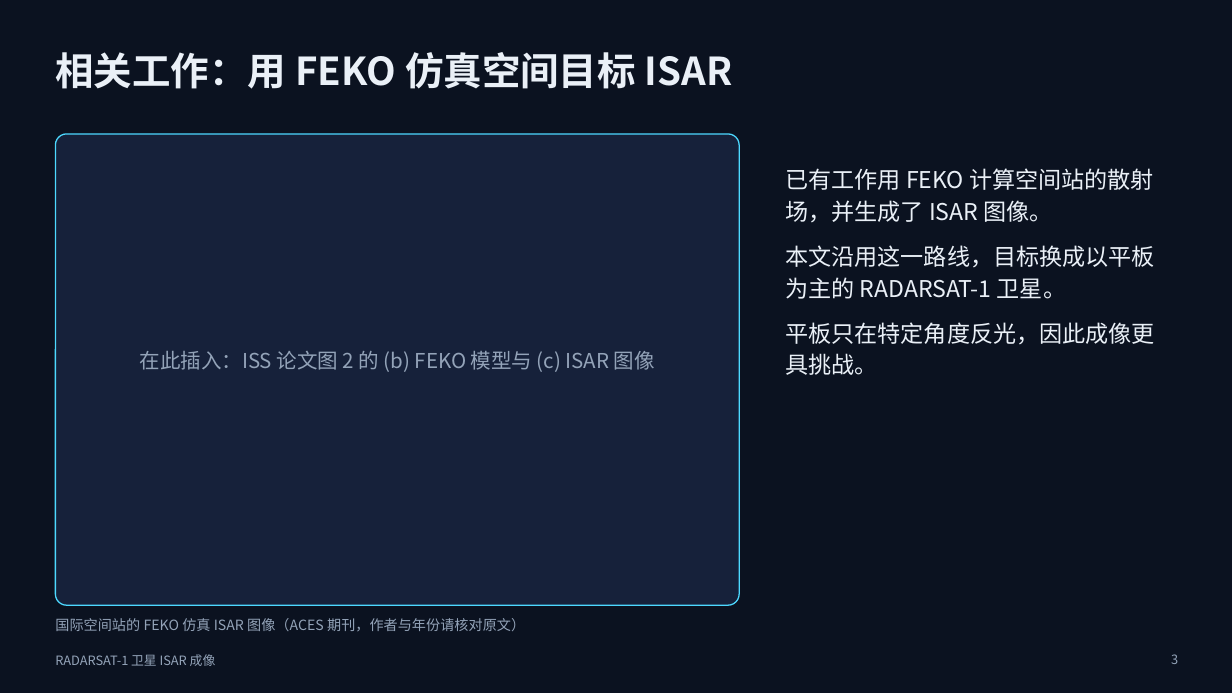
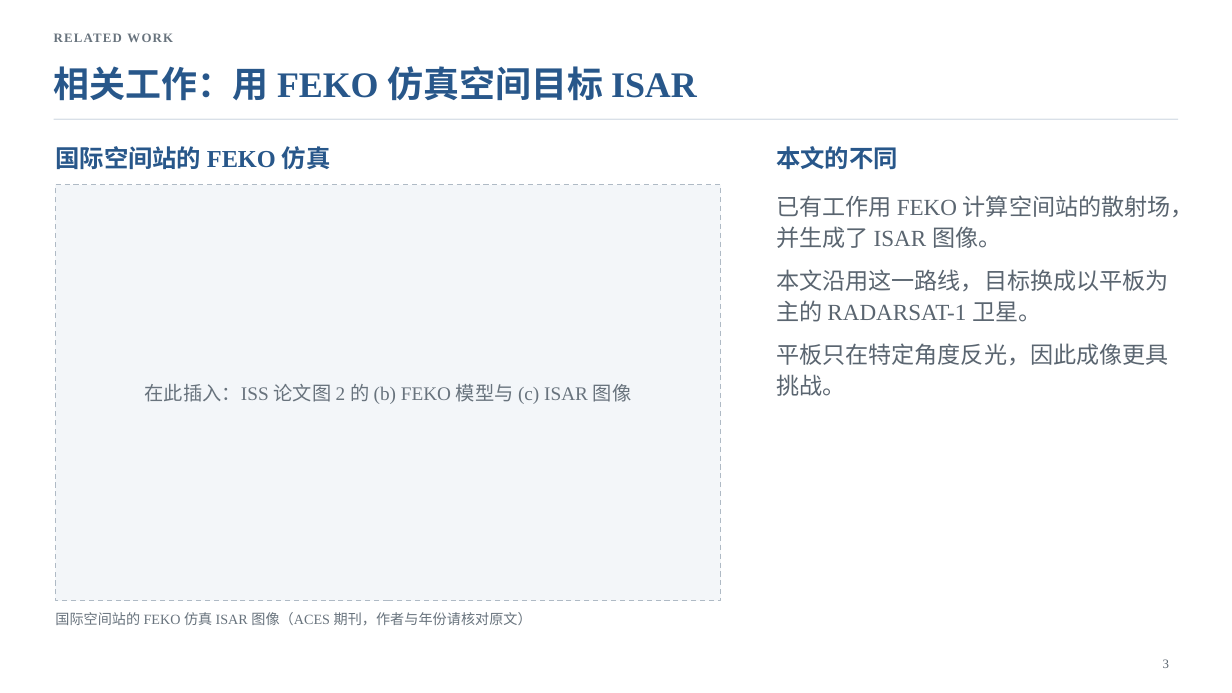
Before and after one commit to anotherdimension1013-del/2026whph, a slide deck: slide 3 of isar/ppt/ISAR_RADARSAT1_汇报.pptx. Drawn at 1232x693 pixels with LibreOffice and Linux fonts; fonts in the diff are those of the drawing; background and template pictures are left out. Boxes give left, top, right and bottom in pixels: in the first picture for what was removed or moved away, otherwise in the second. Text is boxed around its words. In the diff, an @@ line names an element or a change of style, - is before the commit and + after.

```diff
--- a/isar/ppt/ISAR_RADARSAT1_汇报.pptx
+++ b/isar/ppt/ISAR_RADARSAT1_汇报.pptx
@@ background #0B1220 to #FFFFFF @@
@@ title "相关工作：用 FEKO 仿真空间目标 ISAR": place and size @@
-title "相关工作：用 FEKO 仿真空间目标 ISAR" at box(55, 52, 733, 89)
+title "相关工作：用 FEKO 仿真空间目标 ISAR" at box(54, 66, 697, 101)
@@ title "相关工作：用 FEKO 仿真空间目标 ISAR" at box(54, 66, 697, 101): size 30 to 28 pt, font Noto Sans CJK SC to Times New Roman, text colour #EAF0F7 to #28578A @@
@@ text added at box(54, 33, 173, 42), 10 pt, text #68737D, bold @@
+RELATED WORK
@@ line added from (54, 119) to (1178, 119), #D9E0E8 1 pt @@
@@ rounded rectangle removed at box(55, 134, 739, 605) @@
@@ text added at box(55, 146, 331, 169), 19 pt, text #28578A, bold @@
+国际空间站的 FEKO 仿真
@@ text added at box(776, 146, 898, 169), 19 pt, text #28578A, bold @@
+本文的不同
@@ rectangle added at box(55, 185, 721, 601), fill #F3F6F9, outline #AFBAC5 1 pt dashed @@
@@ text "已有工作用 FEKO 计算空间站的散射场，并生成了 ISAR 图像。": place and size @@
-text "已有工作用 FEKO 计算空间站的散射场，并生成了 ISAR 图像。" at box(785, 168, 1155, 375)
+text "已有工作用 FEKO 计算空间站的散射场，并生成了 ISAR 图像。" at box(776, 195, 1194, 396)
@@ text "已有工作用 FEKO 计算空间站的散射场，并生成了 ISAR 图像。" at box(776, 195, 1194, 396): font Noto Sans CJK SC to Times New Roman, text colour #EAF0F7 to #5A6570; line spacing 1.15 to 1.12; less space between paragraphs @@
@@ text "在此插入：ISS 论文图 2 的 (b) ...": place and size @@
-text "在此插入：ISS 论文图 2 的 (b) ..." at box(140, 351, 655, 372)
+text "在此插入：ISS 论文图 2 的 (b) ..." at box(145, 384, 631, 404)
@@ text "在此插入：ISS 论文图 2 的 (b) ..." at box(145, 384, 631, 404): size 16 to 15 pt, font Noto Sans CJK SC to Times New Roman, text colour #93A3B8 to #68737D @@
@@ text "国际空间站的 FEKO 仿真 ISAR 图像（ACES ..." at box(55, 612, 532, 625): font Noto Sans CJK SC to Times New Roman, text colour #93A3B8 to #68737D @@
@@ text removed at box(55, 654, 216, 666) @@
-RADARSAT-1 卫星 ISAR 成像
@@ page number: place and size @@
-page number at box(1171, 654, 1178, 664)
+page number at box(1163, 659, 1169, 668)
@@ page number at box(1163, 659, 1169, 668): font Noto Sans CJK SC to Times New Roman, text colour #93A3B8 to #5A6570 @@
```
Also in this commit, not shown: 12 other slides changed, 19 other files.
